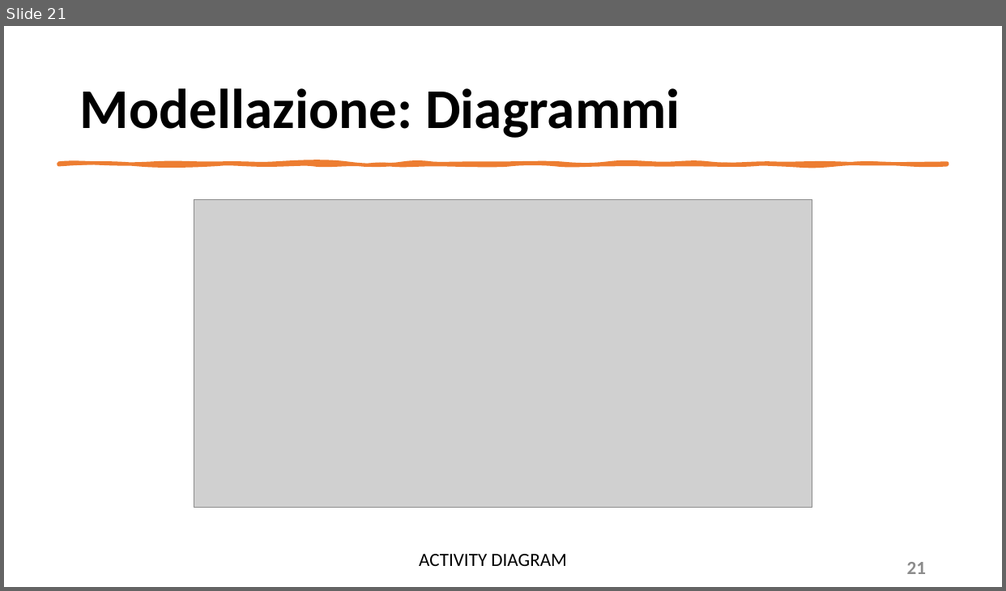
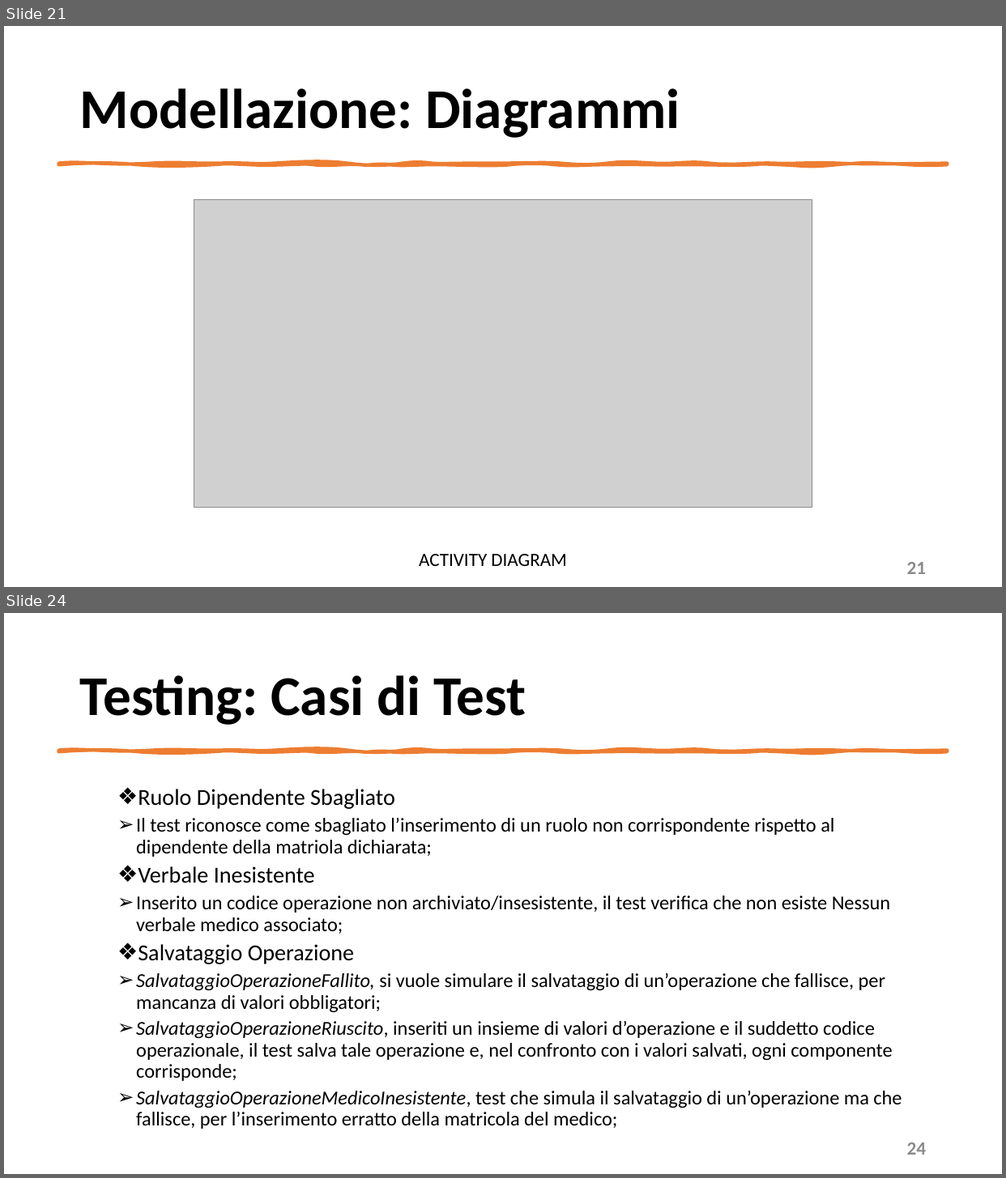
Before and after one commit to mangilimatteo/Progetto_Ingegneria_Software_Cattaneo_Mangili_Saini, a slide deck: Presentazione/Presentazione_Progetto.pptx. Shown one above the other, each under a label of ours: slide 21 before the commit, slides 21 and 24 after it; the slides between them are not shown. The pictures are 1006x591 and 1006x1178 pixels, drawn with LibreOffice and Linux fonts; fonts in the diff are those of the drawing; grey boxes stand for pictures. Boxes give left, top, right and bottom in pixels: in the first picture for what was removed or moved away, otherwise in the second. Text is boxed around its words. In the diff, an @@ line names an element or a change of style, - is before the commit and + after.

Commit message:
Update Presentazione Progetto
Testing e casi

```diff
--- a/Presentazione/Presentazione_Progetto.pptx
+++ b/Presentazione/Presentazione_Progetto.pptx
@@ slide 24 added at bbox=[4, 613, 1002, 1174], background #FFFFFF @@
@@ title added at bbox=[80, 675, 526, 725], 54 pt, text #000000, bold @@
+Testing: Casi di Test
@@ freeform shape added at bbox=[58, 750, 948, 752], fill #ED7D31, outline #ED7D31 3.25 pt @@
@@ text added at bbox=[136, 789, 901, 1129], 19 pt, text #000000 @@
+  ❖ Ruolo Dipendente Sbagliato
+  ➢ Il test riconosce come sbagliato l’inserimento di un ruolo non corrispondente rispetto al dipendente della matriola dichiarata;
+  ❖ Verbale Inesistente
+  ➢ Inserito un codice operazione non archiviato/insesistente, il test verifica che non esiste Nessun verbale medico associato;
+  ❖ Salvataggio Operazione
+  ➢ SalvataggioOperazioneFallito, si vuole simulare il salvataggio di un’operazione che fallisce, per mancanza di valori obbligatori;
+  ➢ SalvataggioOperazioneRiuscito, inseriti un insieme di valori d’operazione e il suddetto codice operazionale, il test salva tale operazione e, nel confronto con i valori salvati, ogni componente corrisponde;
+  ➢ SalvataggioOperazioneMedicoInesistente, test che simula il salvataggio di un’operazione ma che fallisce, per l’inserimento erratto della matricola del medico;
@@ page number added at bbox=[907, 1143, 926, 1155], 18 pt, text #8C8C8C, bold @@
+24
```
Also in this commit, not shown: 9 slides changed.
